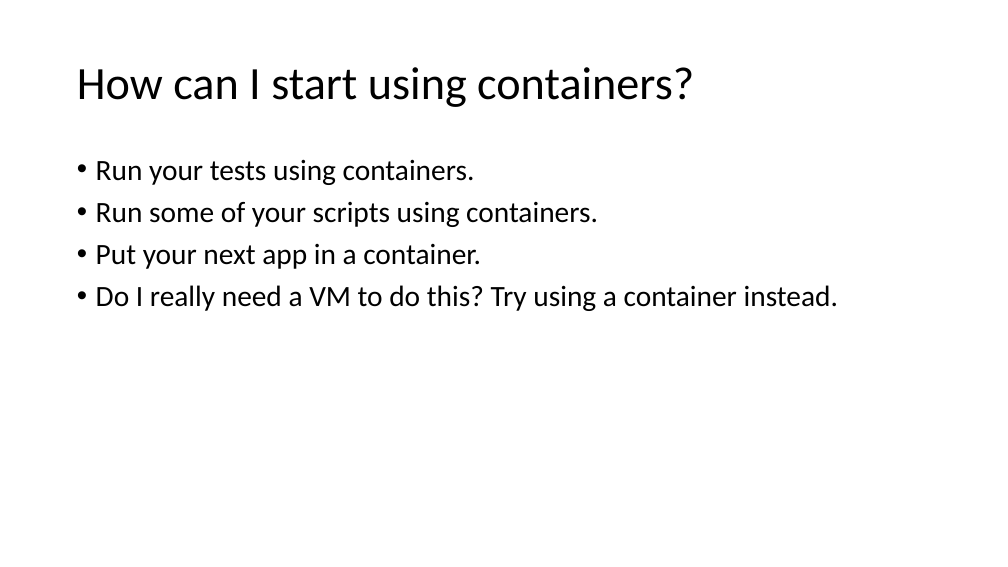
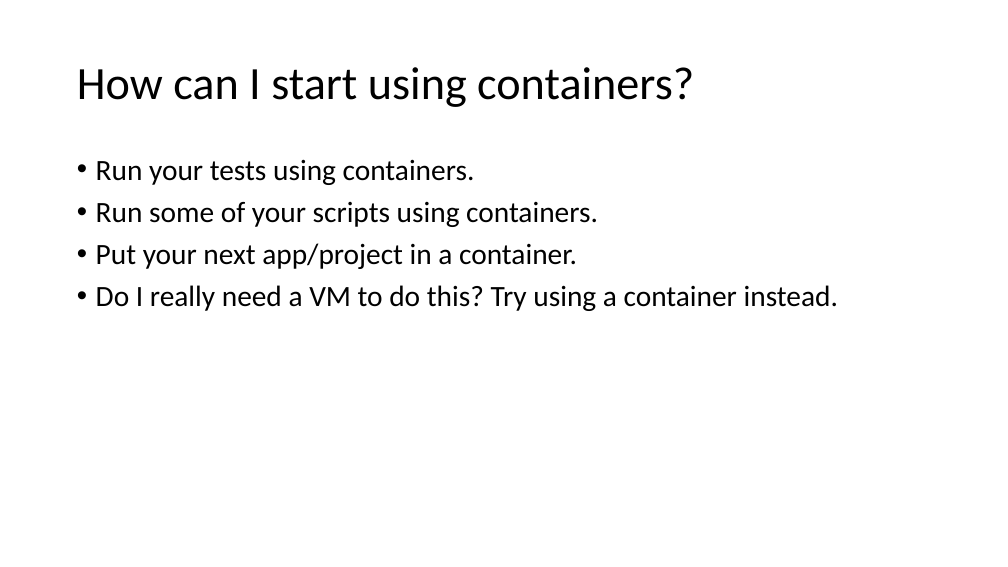
Before and after one commit to agsimeonov/docker-intro-presentation, a slide deck: slide 22 of docker-intro-presentation.pptx (slide 19 before the commit). Drawn at 1008x567 pixels with LibreOffice and Linux fonts; fonts in the diff are those of the drawing. Boxes give left, top, right and bottom in pixels: in the first picture for what was removed or moved away, otherwise in the second. Text is boxed around its words. In the diff, an @@ line names an element or a change of style, - is before the commit and + after.

```diff
--- a/docker-intro-presentation.pptx
+++ b/docker-intro-presentation.pptx
@@ text at <box>96,243,577,269</box>: text changed @@
-• Put your next app in a container.
+• Put your next app/project in a container.
```
Also in this commit, not shown: 8 other slides changed, 3 slides added, 2 other files.
